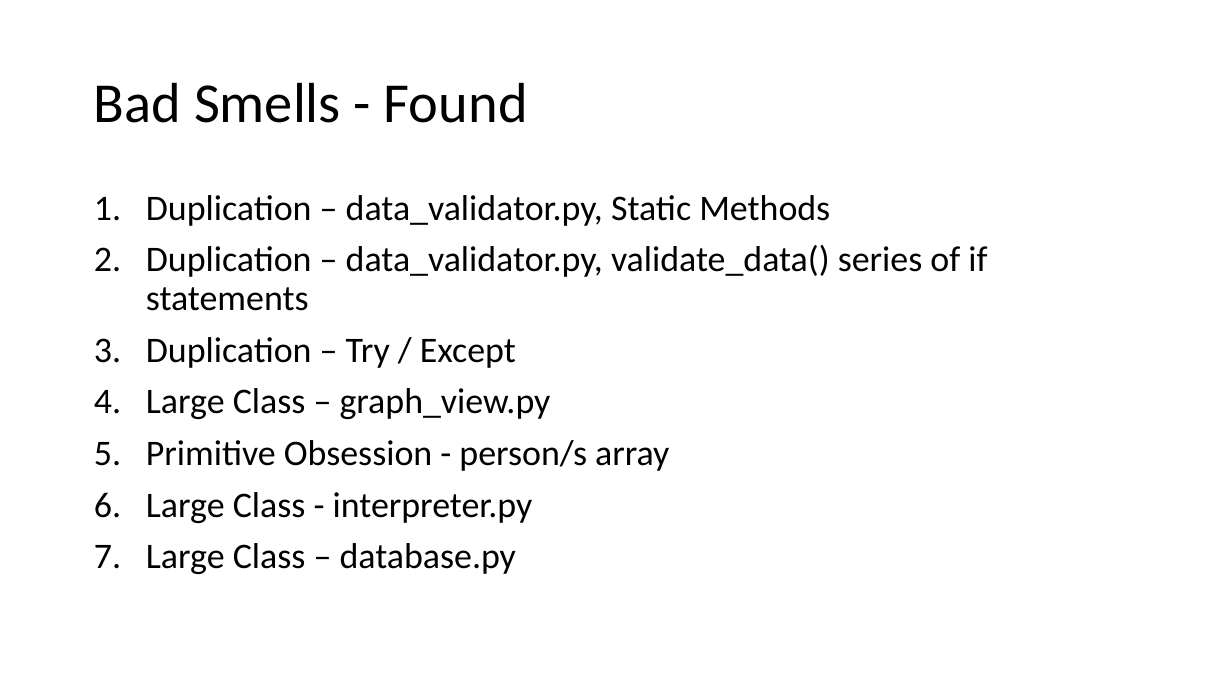
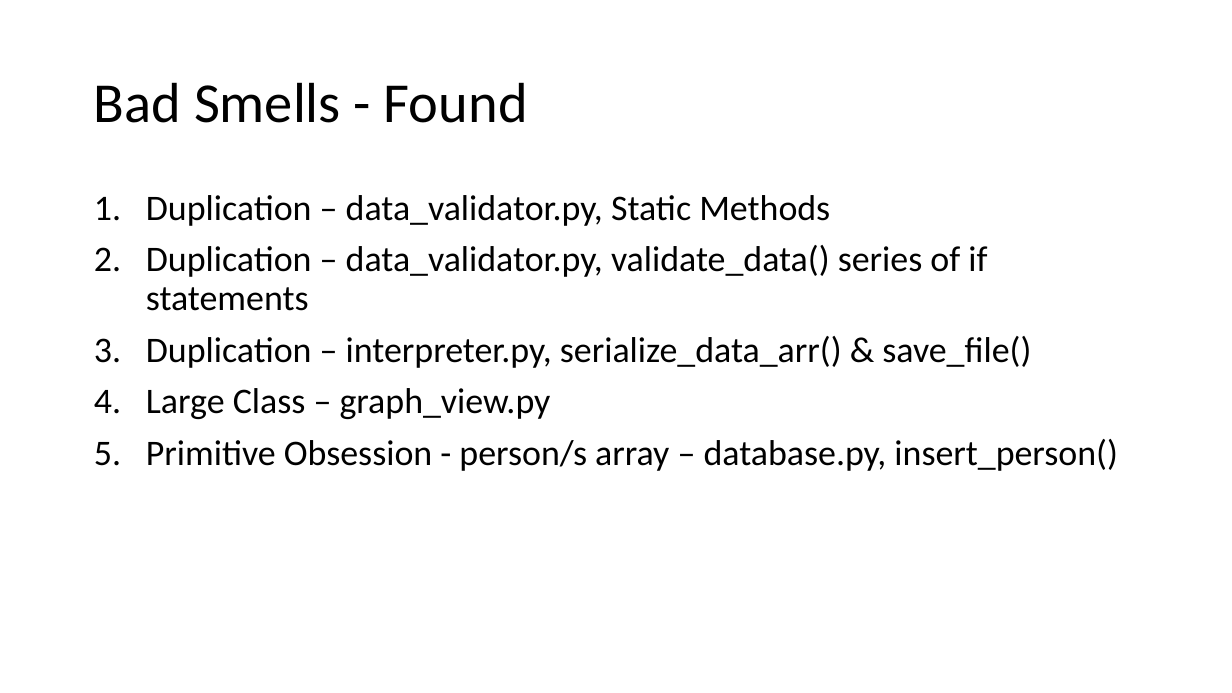
Before and after one commit to steven-snelling/PR301-Assignment_2, a slide deck: slide 2 of bad_smells.pptx. Drawn at 1232x693 pixels with LibreOffice and Linux fonts; fonts in the diff are those of the drawing. Boxes give left, top, right and bottom in pixels: in the first picture for what was removed or moved away, otherwise in the second. Text is boxed around its words. In the diff, an @@ line names an element or a change of style, - is before the commit and + after.

```diff
--- a/bad_smells.pptx
+++ b/bad_smells.pptx
@@ text at (146, 336, 1031, 368): text changed @@
-3. Duplication – Try / Except
+3. Duplication – interpreter.py, serialize_data_arr() & save_file()
@@ text at (146, 439, 1117, 471): text changed @@
-5. Primitive Obsession - person/s array
-6. Large Class - interpreter.py
-7. Large Class – database.py
+5. Primitive Obsession - person/s array – database.py, insert_person()
```
Also in this commit, not shown: 3 other slides changed, 4 slides added, 1 other file.
